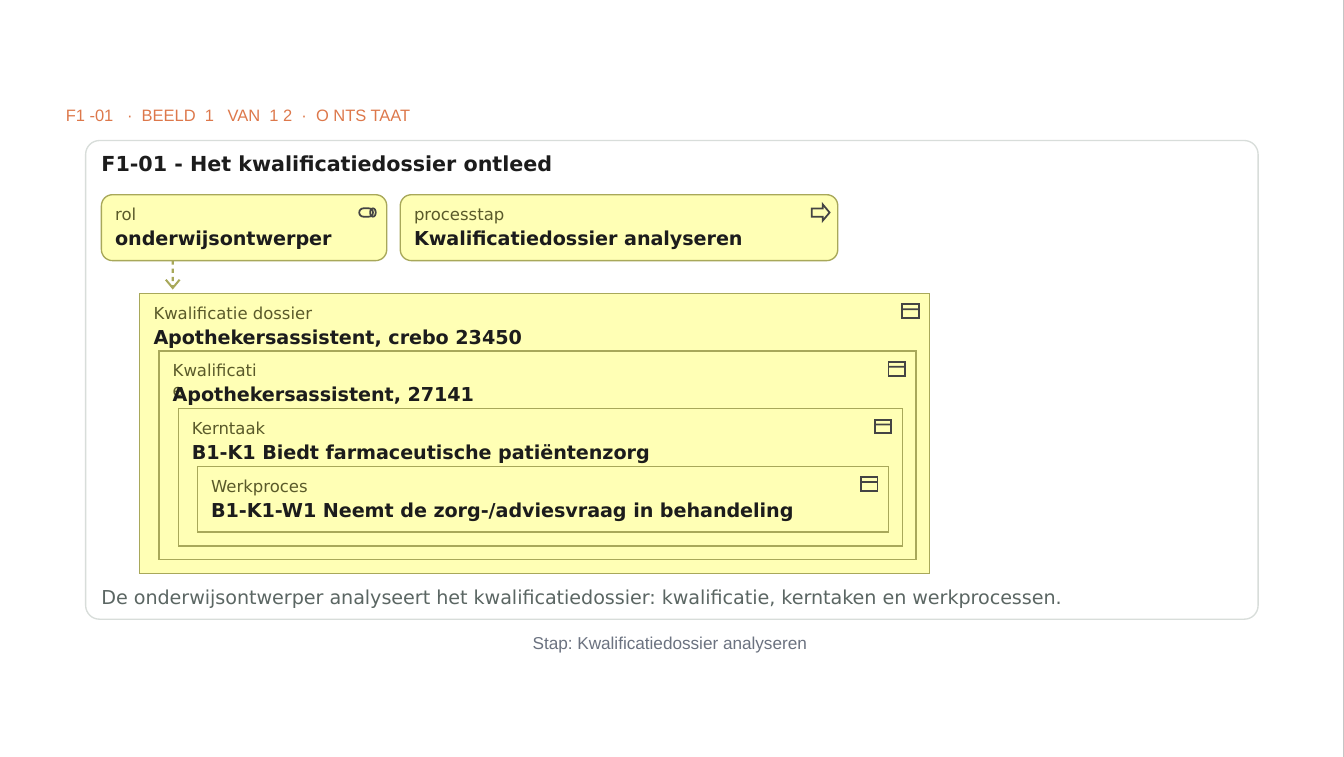
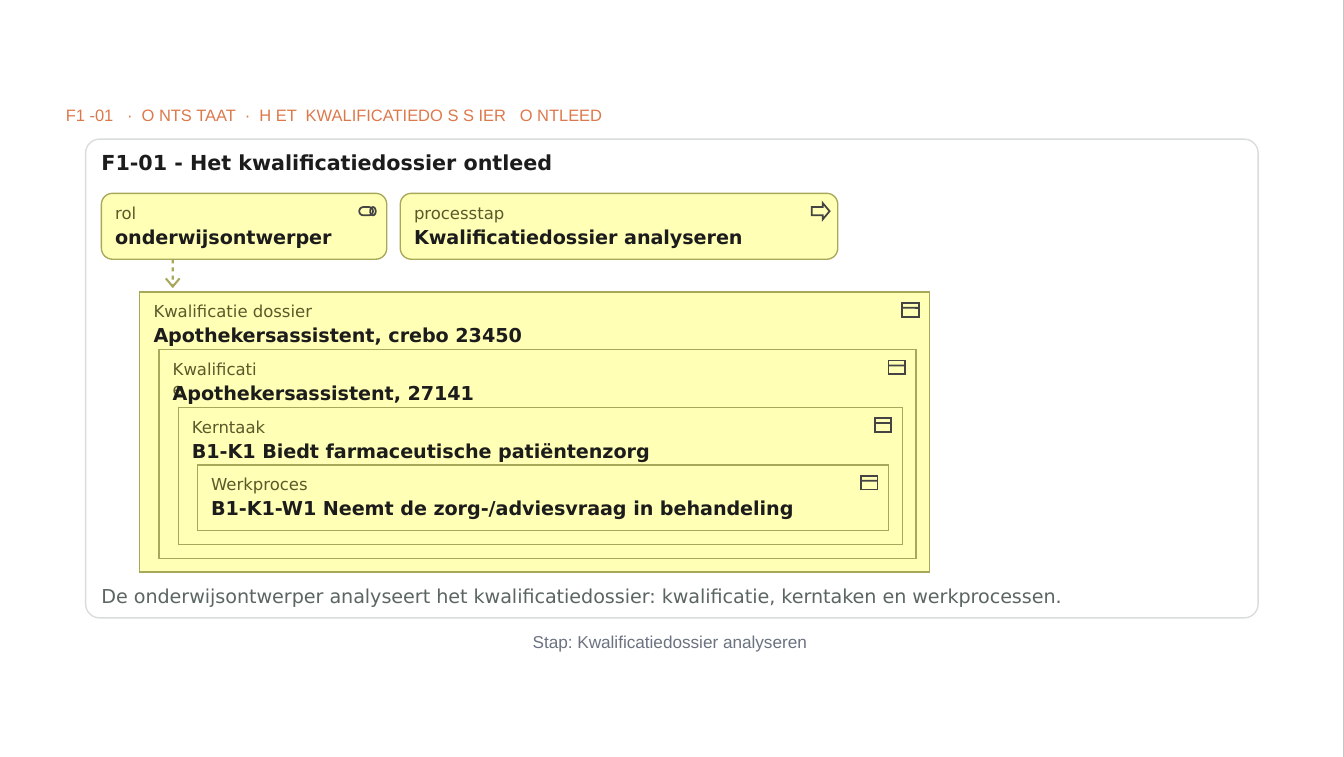
Before and after one commit to Npuls-OKx/meta, a slide deck: slide 10 of presentaties/export/260930_kerngroep_techniek/260930_kerngroep_techniek.pptx. Drawn at 1344x757 pixels with LibreOffice and Linux fonts; fonts in the diff are those of the drawing; background and template pictures are left out. Boxes give left, top, right and bottom in pixels: in the first picture for what was removed or moved away, otherwise in the second. Text is boxed around its words. In the diff, an @@ line names an element or a change of style, - is before the commit and + after.

```diff
--- a/presentaties/export/260930_kerngroep_techniek/260930_kerngroep_techniek.pptx
+++ b/presentaties/export/260930_kerngroep_techniek/260930_kerngroep_techniek.pptx
@@ text at (66,109,602,121): text changed @@
-F1 -01 · BEELD 1 VAN 1 2 · O NTS TAAT
+F1 -01 · O NTS TAAT · H ET KWALIFICATIEDO S S IER O NTLEED
@@ outline redrawn in 23 elements at (86,140,1258,619), (86,140,1258,619), (101,194,387,259), (101,194,387,259), (359,207,373,215), (370,207,375,215), (400,194,837,259), (400,194,837,259), (166,278,179,286), (140,292,929,573), (140,292,929,573), (159,350,916,558), (159,350,916,558), (889,361,906,374), (178,407,902,544), (178,407,902,544), (875,419,892,432), (197,465,889,530), (197,465,889,530), (861,475,878,488), (812,203,831,220), (171,259,174,287), (902,303,919,316) @@
```
Also in this commit, not shown: 13 other slides changed, 10 slides added, 1 slide removed, 18 other files.
